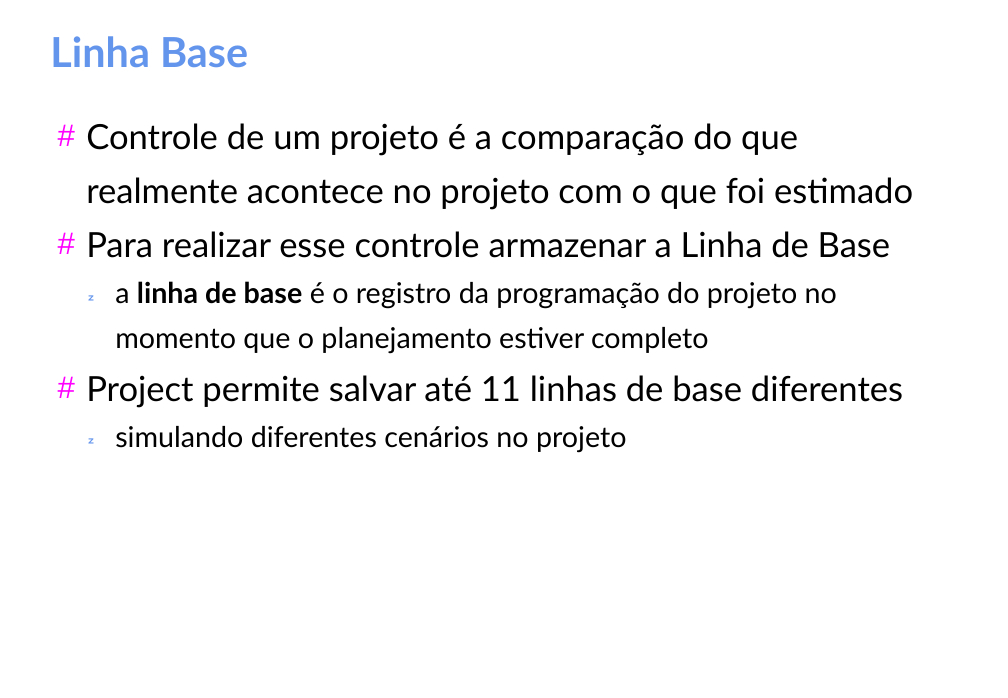
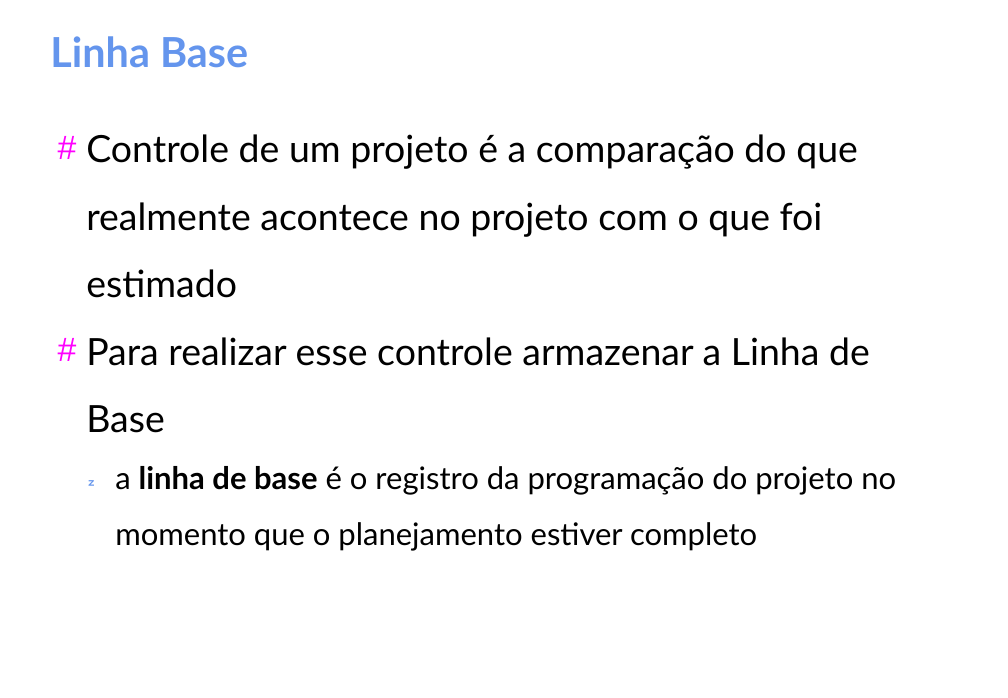
Before and after one commit to gomesluiz/gestao-de-projetos, a slide deck: slide 74 of aulas/project-aula-02.odp (slide 73 before the commit). Drawn at 1008x698 pixels with LibreOffice and Linux fonts; fonts in the diff are those of the drawing. Boxes give left, top, right and bottom in pixels: in the first picture for what was removed or moved away, otherwise in the second. Text is boxed around its words. In the diff, an @@ line names an element or a change of style, - is before the commit and + after.

```diff
--- a/aulas/project-aula-02.odp
+++ b/aulas/project-aula-02.odp
@@ text "Controle de um projeto é ..." at bbox=[86, 134, 896, 551]: size 26.8 to 29 pt in "Controle de um projeto é a comparação ...", "Para realizar esse controle armazenar a Linha ..."; size 22.2 to 24 pt in "a linha de base é o registro ..."; line spacing 1.3 to 1.5 @@
@@ text at bbox=[86, 375, 903, 452]: paragraphs removed @@
-# Project permite salvar até 11 linhas de base diferentes
-   simulando diferentes cenários no projeto
```
Also in this commit, not shown: 32 other slides changed, 1 slide added, 44 other files.
